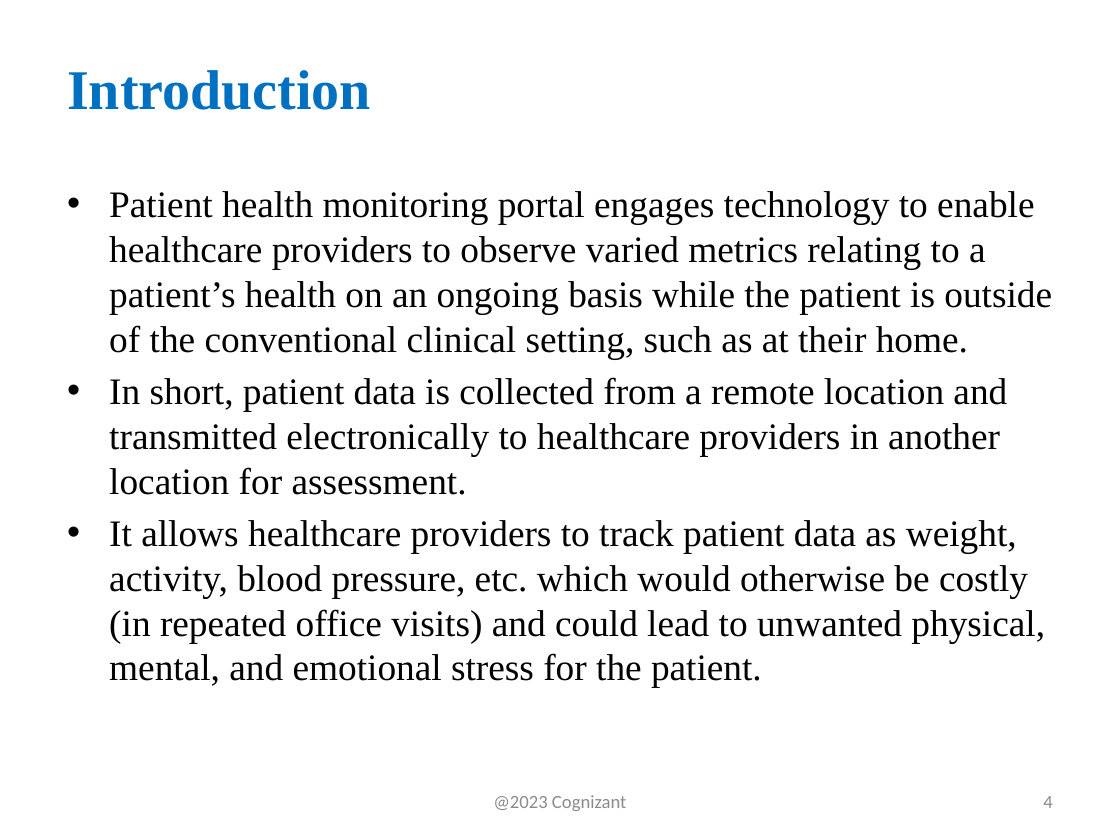
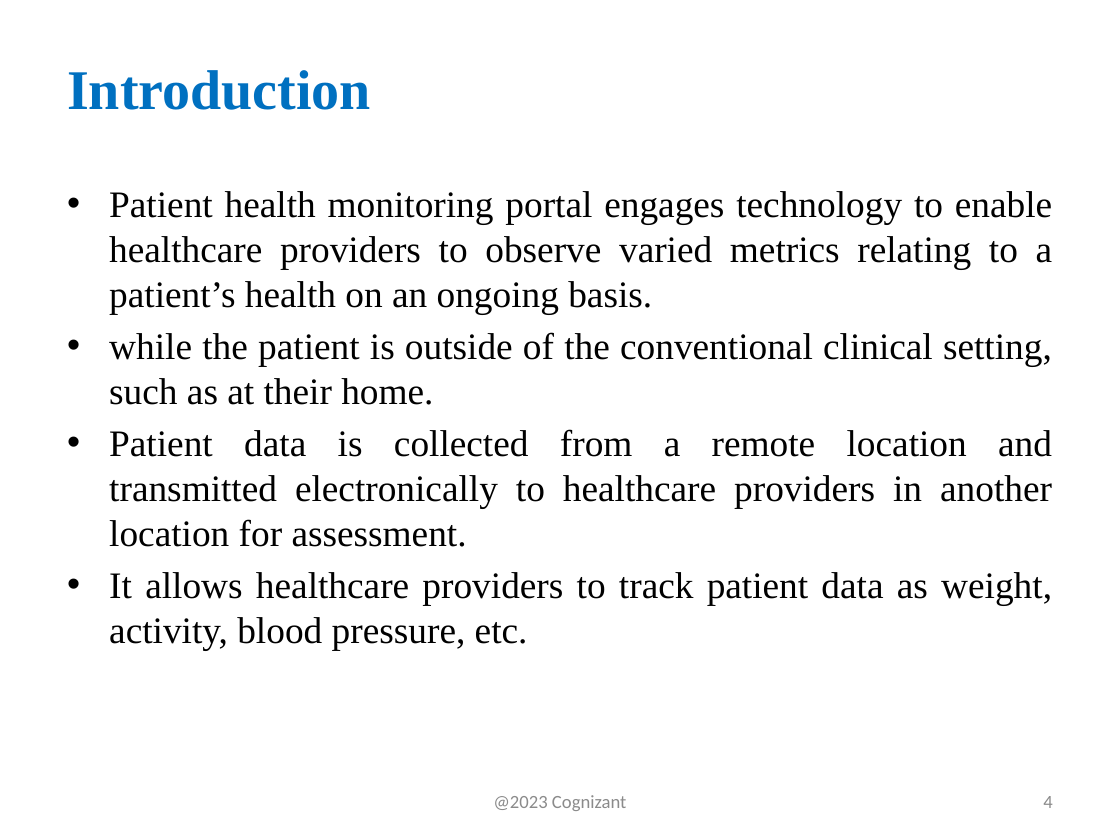
Before and after one commit to Poojavishv/PatientHealthMonitoringPortal, a slide deck: slide 4 of Patient Health Monitoring Portal.pptx. Drawn at 1120x840 pixels with LibreOffice and Linux fonts; fonts in the diff are those of the drawing. Boxes give left, top, right and bottom in pixels: in the first picture for what was removed or moved away, otherwise in the second. Text is boxed around its words. In the diff, an @@ line names an element or a change of style, - is before the commit and + after.

Commit message:
Updated PPT added

```diff
--- a/Patient Health Monitoring Portal.pptx
+++ b/Patient Health Monitoring Portal.pptx
@@ text at bbox=[109, 191, 1053, 650]: text changed @@
-• Patient health monitoring portal engages technology to enable healthcare providers to observe varied metrics relating to a patient’s health on an ongoing basis while the patient is outside of the conventional clinical setting, such as at their home.
-• In short, patient data is collected from a remote location and transmitted electronically to healthcare providers in another location for assessment.
-• It allows healthcare providers to track patient data as weight, activity, blood pressure, etc. which would otherwise be costly (in repeated office visits) and could lead to unwanted physical, mental, and emotional stress for the patient.
+• Patient health monitoring portal engages technology to enable healthcare providers to observe varied metrics relating to a patient’s health on an ongoing basis.
+• while the patient is outside of the conventional clinical setting, such as at their home.
+• Patient data is collected from a remote location and transmitted electronically to healthcare providers in another location for assessment.
+• It allows healthcare providers to track patient data as weight, activity, blood pressure, etc.
```
Also in this commit, not shown: 5 other slides changed.
